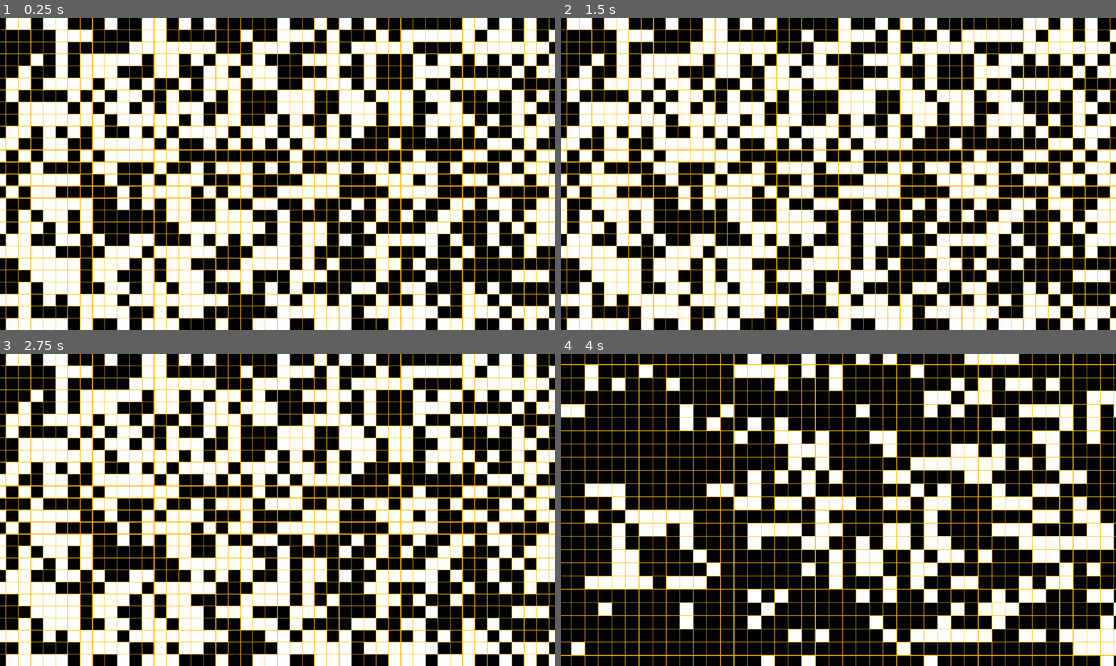
Above: before the commit, frames 1-4 (two rows, left to right).
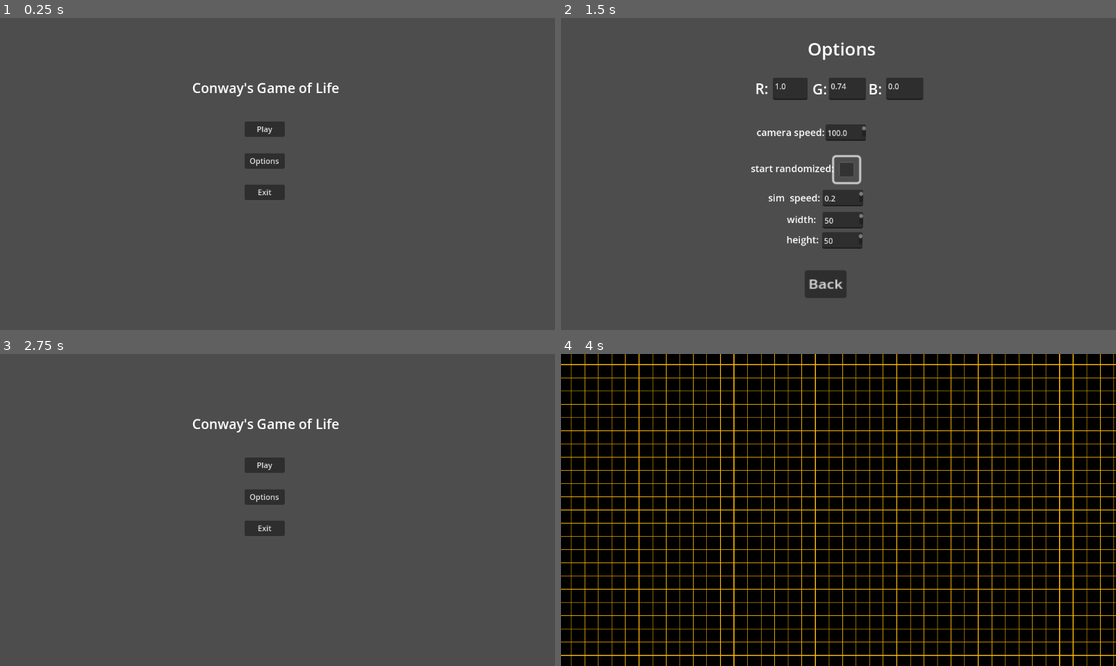
Above: after the commit, the same moments.

Repository: skits4107/conways-gmae-of-life-godot
Game: Godot game, scene res://MainMenu.tscn
Two runs of this game, one before a commit and one after it. Both use one fixed random seed, a clock stepped at 60 frames per second and the inputs below. Before the commit the project starts from res://conway_scene.tscn.
Inputs (mouse positions are in pixels of both pictures, inside the frame that each line leads up to):
- Up to frame 1 (0.25 s): no input
- Up to frame 2 (1.5 s): click (827, 161) at 0.5 s, where only the run after the commit has a clickable "Options"; click (844, 170) at 1.27 s
- Up to frame 3 (2.75 s): click (266, 619) at 2 s, where only the run after the commit has a clickable "Back"
- Up to frame 4 (4 s): click (827, 466) at 2.75 s, where only the run after the commit has a clickable "Play"; tap Enter at 3.5 s; move the mouse to (960, 494) at 3.52 s; hold Right (move_right) from 3.53 s (still down); tap Mouse wheel down (mouse_scroll_down) at 3.6 s; click (960, 494) at 3.67 s; tap Space at 3.77 s

The runs differ from the first frame. In frame 1, 100% of the frame differs, in the area x 0-100%, y 0-100%; in frame 2, 100%; in frame 3, 100%; in frame 4, 25%.

Commit message:
added main menu and option menu

Diff:
--- a/CameraMove.gd
+++ b/CameraMove.gd
@@ -1,6 +1,6 @@
 extends Camera2D
 
-var speed : float = 100.0
+var speed : float = GameSettings.camera_speed
 
 
 func _physics_process(delta):
--- /dev/null
+++ b/ChangeMenu.gd
@@ -0,0 +1,19 @@
+extends Button
+
+@export var MenuToToggle : Node2D = null
+
+@onready var currentMenu : Node2D = get_parent()
+
+# Called when the node enters the scene tree for the first time.
+func _ready():
+	pass # Replace with function body.
+
+
+# Called every frame. 'delta' is the elapsed time since the previous frame.
+func _process(delta):
+	pass
+
+func _pressed():
+	if MenuToToggle != null:
+		MenuToToggle.visible = true
+		currentMenu.visible = false
--- /dev/null
+++ b/ExitButton.gd
@@ -0,0 +1,14 @@
+extends Button
+
+
+# Called when the node enters the scene tree for the first time.
+func _ready():
+	pass # Replace with function body.
+
+
+# Called every frame. 'delta' is the elapsed time since the previous frame.
+func _process(delta):
+	pass
+
+func _pressed():
+	get_tree().quit()
--- /dev/null
+++ b/GameSettings.gd
@@ -0,0 +1,14 @@
+extends Node
+
+
+var grid_color : Color = Color(1.0, 0.74, 0.0)
+
+var camera_speed : float = 100.0
+
+var start_randomized : bool = true
+
+var sim_speed : float = 0.2
+
+var width : int = 50
+
+var height : int = 50
--- /dev/null
+++ b/GridBlueColorSetting.gd
@@ -0,0 +1,12 @@
+extends TextEdit
+
+
+func _ready():
+	self.text_changed.connect(text_changed_event)
+
+
+func text_changed_event() -> void:
+	if text.is_valid_float():
+		var val : float = text.to_float()
+		if val >= 0.0 or val <= 1.0:
+			GameSettings.grid_color.b = val
--- /dev/null
+++ b/GridGreenColorSetting.gd
@@ -0,0 +1,12 @@
+extends TextEdit
+
+
+func _ready():
+	self.text_changed.connect(text_changed_event)
+
+
+func text_changed_event() -> void:
+	if text.is_valid_float():
+		var val : float = text.to_float()
+		if val >= 0.0 or val <= 1.0:
+			GameSettings.grid_color.g = val
--- /dev/null
+++ b/GridRedColorSetting.gd
@@ -0,0 +1,12 @@
+extends TextEdit
+
+
+func _ready():
+	self.text_changed.connect(text_changed_event)
+
+
+func text_changed_event() -> void:
+	if text.is_valid_float():
+		var val : float = text.to_float()
+		if val >= 0.0 or val <= 1.0:
+			GameSettings.grid_color.r = val
--- /dev/null
+++ b/HeightSetting.gd
@@ -0,0 +1,12 @@
+extends TextEdit
+
+
+func _ready():
+	self.text_changed.connect(text_changed_event)
+
+
+
+
+func text_changed_event() -> void:
+	if text.is_valid_float():
+		GameSettings.height = text.to_float()
--- /dev/null
+++ b/IsRnadomized.gd
@@ -0,0 +1,14 @@
+extends CheckBox
+
+
+# Called when the node enters the scene tree for the first time.
+func _ready():
+	pass # Replace with function body.
+
+
+# Called every frame. 'delta' is the elapsed time since the previous frame.
+func _process(delta):
+	pass
+
+func _toggled(toggled_on):
+	GameSettings.start_randomized = toggled_on
--- /dev/null
+++ b/MainMenu.tscn
@@ -0,0 +1,237 @@
+[gd_scene load_steps=17 format=3 uid="uid://dyo0bxk7670c8"]
+
+[ext_resource type="Script" path="res://PlayButton.gd" id="1_dav6w"]
+[ext_resource type="Script" path="res://ChangeMenu.gd" id="1_oakqj"]
+[ext_resource type="Script" path="res://ExitButton.gd" id="3_24qi5"]
+[ext_resource type="Script" path="res://GridRedColorSetting.gd" id="4_234ad"]
+[ext_resource type="Script" path="res://IsRnadomized.gd" id="4_gr435"]
+[ext_resource type="Script" path="res://WidthSetting.gd" id="4_khss2"]
+[ext_resource type="Script" path="res://SimSpeedSetting.gd" id="4_shyej"]
+[ext_resource type="Script" path="res://SpeedSetting.gd" id="4_sthhj"]
+[ext_resource type="Script" path="res://GridGreenColorSetting.gd" id="5_duyrj"]
+[ext_resource type="Script" path="res://HeightSetting.gd" id="5_jqc5b"]
+[ext_resource type="Script" path="res://GridBlueColorSetting.gd" id="6_uxwft"]
+
+[sub_resource type="LabelSettings" id="LabelSettings_foggu"]
+font_size = 28
+
+[sub_resource type="LabelSettings" id="LabelSettings_1d0ht"]
+font_size = 37
+
+[sub_resource type="LabelSettings" id="LabelSettings_h4llm"]
+font_size = 30
+
+[sub_resource type="LabelSettings" id="LabelSettings_lti55"]
+font_size = 20
+
+[sub_resource type="LabelSettings" id="LabelSettings_5grra"]
+font_size = 20
+
+[node name="Node2D" type="Node2D"]
+
+[node name="MainMenu" type="Node2D" parent="."]
+
+[node name="OptionsButton" type="Button" parent="MainMenu" node_paths=PackedStringArray("MenuToToggle")]
+offset_left = 508.0
+offset_top = 281.0
+offset_right = 591.0
+offset_bottom = 313.0
+text = "Options"
+script = ExtResource("1_oakqj")
+MenuToToggle = NodePath("../../OptionsMenu")
+
+[node name="PlayButton" type="Button" parent="MainMenu"]
+offset_left = 508.0
+offset_top = 215.0
+offset_right = 591.0
+offset_bottom = 247.0
+text = "Play"
+script = ExtResource("1_dav6w")
+
+[node name="ExitButton" type="Button" parent="MainMenu"]
+offset_left = 508.0
+offset_top = 346.0
+offset_right = 591.0
+offset_bottom = 378.0
+text = "Exit"
+script = ExtResource("3_24qi5")
+
+[node name="Label" type="Label" parent="MainMenu"]
+offset_left = 399.0
+offset_top = 126.0
+offset_right = 703.0
+offset_bottom = 165.0
+text = "Conway's Game of Life"
+label_settings = SubResource("LabelSettings_foggu")
+horizontal_alignment = 1
+
+[node name="OptionsMenu" type="Node2D" parent="."]
+visible = false
+
+[node name="Label" type="Label" parent="OptionsMenu"]
+offset_left = 512.0
+offset_top = 38.0
+offset_right = 656.0
+offset_bottom = 94.0
+text = "Options"
+label_settings = SubResource("LabelSettings_1d0ht")
+
+[node name="RGB settings" type="Node2D" parent="OptionsMenu"]
+position = Vector2(4, -91)
+
+[node name="R" type="TextEdit" parent="OptionsMenu/RGB settings"]
+offset_left = 436.0
+offset_top = 215.0
+offset_right = 508.0
+offset_bottom = 261.0
+text = "1.0"
+placeholder_text = "0 - 1.0"
+script = ExtResource("4_234ad")
+
+[node name="G" type="TextEdit" parent="OptionsMenu/RGB settings"]
+offset_left = 552.0
+offset_top = 215.0
+offset_right = 629.0
+offset_bottom = 261.0
+text = "0.74"
+placeholder_text = "0 - 1.0"
+script = ExtResource("5_duyrj")
+
+[node name="B" type="TextEdit" parent="OptionsMenu/RGB settings"]
+offset_left = 671.0
+offset_top = 215.0
+offset_right = 748.0
+offset_bottom = 261.0
+text = "0.0"
+placeholder_text = "0 - 1.0"
+script = ExtResource("6_uxwft")
+
+[node name="Label" type="Label" parent="OptionsMenu/RGB settings"]
+offset_left = 399.0
+offset_top = 216.0
+offset_right = 436.0
+offset_bottom = 258.0
+text = "R:"
+label_settings = SubResource("LabelSettings_h4llm")
+
+[node name="Label2" type="Label" parent="OptionsMenu/RGB settings"]
+offset_left = 518.0
+offset_top = 217.0
+offset_right = 555.0
+offset_bottom = 259.0
+text = "G:"
+label_settings = SubResource("LabelSettings_h4llm")
+
+[node name="Label3" type="Label" parent="OptionsMenu/RGB settings"]
+offset_left = 634.0
+offset_top = 217.0
+offset_right = 671.0
+offset_bottom = 259.0
+text = "B:"
+label_settings = SubResource("LabelSettings_h4llm")
+
+[node name="Speed setting" type="Node2D" parent="OptionsMenu"]
+position = Vector2(4, -91)
+
+[node name="Speed" type="TextEdit" parent="OptionsMenu/Speed setting"]
+offset_left = 545.0
+offset_top = 312.0
+offset_right = 629.0
+offset_bottom = 346.0
+text = "100.0"
+script = ExtResource("4_sthhj")
+
+[node name="Label" type="Label" parent="OptionsMenu/Speed setting"]
+offset_left = 402.0
+offset_top = 314.0
+offset_right = 543.0
+offset_bottom = 345.0
+text = "camera speed:"
+label_settings = SubResource("LabelSettings_lti55")
+
+[node name="sim speed" type="Node2D" parent="OptionsMenu"]
+position = Vector2(-2, 45)
+
+[node name="sim speed" type="TextEdit" parent="OptionsMenu/sim speed"]
+offset_left = 545.0
+offset_top = 312.0
+offset_right = 629.0
+offset_bottom = 346.0
+text = "0.2"
+script = ExtResource("4_shyej")
+
+[node name="Label" type="Label" parent="OptionsMenu/sim speed"]
+offset_left = 432.0
+offset_top = 314.0
+offset_right = 547.0
+offset_bottom = 345.0
+text = "sim  speed:"
+label_settings = SubResource("LabelSettings_lti55")
+
+[node name="width" type="Node2D" parent="OptionsMenu"]
+position = Vector2(-2, 91)
+
+[node name="width" type="TextEdit" parent="OptionsMenu/width"]
+offset_left = 545.0
+offset_top = 312.0
+offset_right = 629.0
+offset_bottom = 346.0
+text = "50"
+script = ExtResource("4_khss2")
+
+[node name="Label" type="Label" parent="OptionsMenu/width"]
+offset_left = 471.0
+offset_top = 313.0
+offset_right = 541.0
+offset_bottom = 344.0
+text = "width:"
+label_settings = SubResource("LabelSettings_lti55")
+
+[node name="height" type="Node2D" parent="OptionsMenu"]
+position = Vector2(-3, 133)
+
+[node name="height" type="TextEdit" parent="OptionsMenu/height"]
+offset_left = 545.0
+offset_top = 312.0
+offset_right = 629.0
+offset_bottom = 346.0
+text = "50"
+script = ExtResource("5_jqc5b")
+
+[node name="Label" type="Label" parent="OptionsMenu/height"]
+offset_left = 471.0
+offset_top = 313.0
+offset_right = 541.0
+offset_bottom = 344.0
+text = "height:"
+label_settings = SubResource("LabelSettings_lti55")
+
+[node name="Randomized" type="Node2D" parent="OptionsMenu"]
+position = Vector2(4, -91)
+
+[node name="isRnadomized" type="CheckBox" parent="OptionsMenu/Randomized"]
+offset_left = 563.0
+offset_top = 380.0
+offset_right = 587.0
+offset_bottom = 404.0
+scale = Vector2(2.16, 2.16)
+button_pressed = true
+script = ExtResource("4_gr435")
+
+[node name="Label" type="Label" parent="OptionsMenu/Randomized"]
+offset_left = 390.0
+offset_top = 389.0
+offset_right = 563.0
+offset_bottom = 421.0
+text = "start randomized:"
+label_settings = SubResource("LabelSettings_5grra")
+
+[node name="Back" type="Button" parent="OptionsMenu" node_paths=PackedStringArray("MenuToToggle")]
+offset_left = 506.0
+offset_top = 524.0
+offset_right = 551.0
+offset_bottom = 560.0
+scale = Vector2(1.92598, 1.60088)
+text = "Back"
+script = ExtResource("1_oakqj")
+MenuToToggle = NodePath("../../MainMenu")
--- /dev/null
+++ b/PlayButton.gd
@@ -0,0 +1,16 @@
+extends Button
+
+#assigned in editor
+
+
+# Called when the node enters the scene tree for the first time.
+func _ready():
+	pass # Replace with function body.
+
+
+# Called every frame. 'delta' is the elapsed time since the previous frame.
+func _process(delta):
+	pass
+
+func _pressed():
+	get_tree().change_scene_to_file("res://conway_scene.tscn")
--- /dev/null
+++ b/SimSpeedSetting.gd
@@ -0,0 +1,10 @@
+extends TextEdit
+
+
+func _ready():
+	self.text_changed.connect(text_changed_event)
+
+
+func text_changed_event() -> void:
+	if text.is_valid_float():
+		GameSettings.sim_speed = text.to_float()
--- /dev/null
+++ b/SpeedSetting.gd
@@ -0,0 +1,10 @@
+extends TextEdit
+
+
+func _ready():
+	self.text_changed.connect(text_changed_event)
+
+
+func text_changed_event() -> void:
+	if text.is_valid_float():
+		GameSettings.camera_speed = text.to_float()
--- /dev/null
+++ b/WidthSetting.gd
@@ -0,0 +1,12 @@
+extends TextEdit
+
+
+# Called when the node enters the scene tree for the first time.
+func _ready():
+	self.text_changed.connect(text_changed_event)
+
+
+
+func text_changed_event() -> void:
+	if text.is_valid_float():
+		GameSettings.width = text.to_float()
--- a/conwayScript.gd
+++ b/conwayScript.gd
@@ -2,8 +2,8 @@
 
 
 var timer : Timer = Timer.new()
-var width : int = 50
-var height : int = 50
+var width : int = GameSettings.width
+var height : int = GameSettings.height
 
 var is_running : bool = false
 
@@ -16,10 +16,13 @@
 # Called when the node enters the scene tree for the first time.
 func _ready():
 
-	create_random_grid()
+	if GameSettings.start_randomized:
+		create_random_grid()
+	else:
+		create_blank_grid()
 
 	add_child(timer)
-	timer.wait_time = 0.2  # Update interval
+	timer.wait_time = GameSettings.sim_speed  # Update interval
 	timer.one_shot = false
 	timer.timeout.connect(update_grid)
 	timer.start()
@@ -98,3 +101,5 @@
 			is_running = not is_running
 		if event.keycode == KEY_Z:
 			create_blank_grid()
+		if event.keycode == KEY_ESCAPE:
+			get_tree().change_scene_to_file("res://MainMenu.tscn")
--- a/conway_scene.tscn
+++ b/conway_scene.tscn
@@ -1,8 +1,8 @@
 [gd_scene load_steps=5 format=3 uid="uid://b6epnukjbllwy"]
 
 [ext_resource type="TileSet" uid="uid://dy43maxcgfqov" path="res://conwayset.tres" id="1_ejcw3"]
-[ext_resource type="Script" path="res://conwayScript.gd" id="2_pkq23"]
-[ext_resource type="Script" path="res://drawGrid.gd" id="3_cxsbb"]
+[ext_resource type="Script" path="res://ConwayScript.gd" id="2_pkq23"]
+[ext_resource type="Script" path="res://DrawGrid.gd" id="3_cxsbb"]
 [ext_resource type="Script" path="res://CameraMove.gd" id="4_m3bmx"]
 
 [node name="Node2D" type="Node2D"]
--- a/drawGrid.gd
+++ b/drawGrid.gd
@@ -2,9 +2,9 @@
 
 
 var tile_size : int = 64
-var color : Color = Color(1.0, 0.74, 0.0)
-@onready var width : int = get_parent().width
-@onready var height : int = get_parent().height
+var color : Color = GameSettings.grid_color
+@onready var width : int = GameSettings.width
+@onready var height : int = GameSettings.height
 var line_width : float = 3.0
 var should_draw : bool = true
 
--- a/project.godot
+++ b/project.godot
@@ -11,9 +11,13 @@
 [application]
 
 config/name="Godot"
-run/main_scene="res://conway_scene.tscn"
+run/main_scene="res://MainMenu.tscn"
 config/features=PackedStringArray("4.2", "Forward Plus")
 config/icon="res://icon.svg"
+
+[autoload]
+
+GameSettings="*res://GameSettings.gd"
 
 [input]
 
